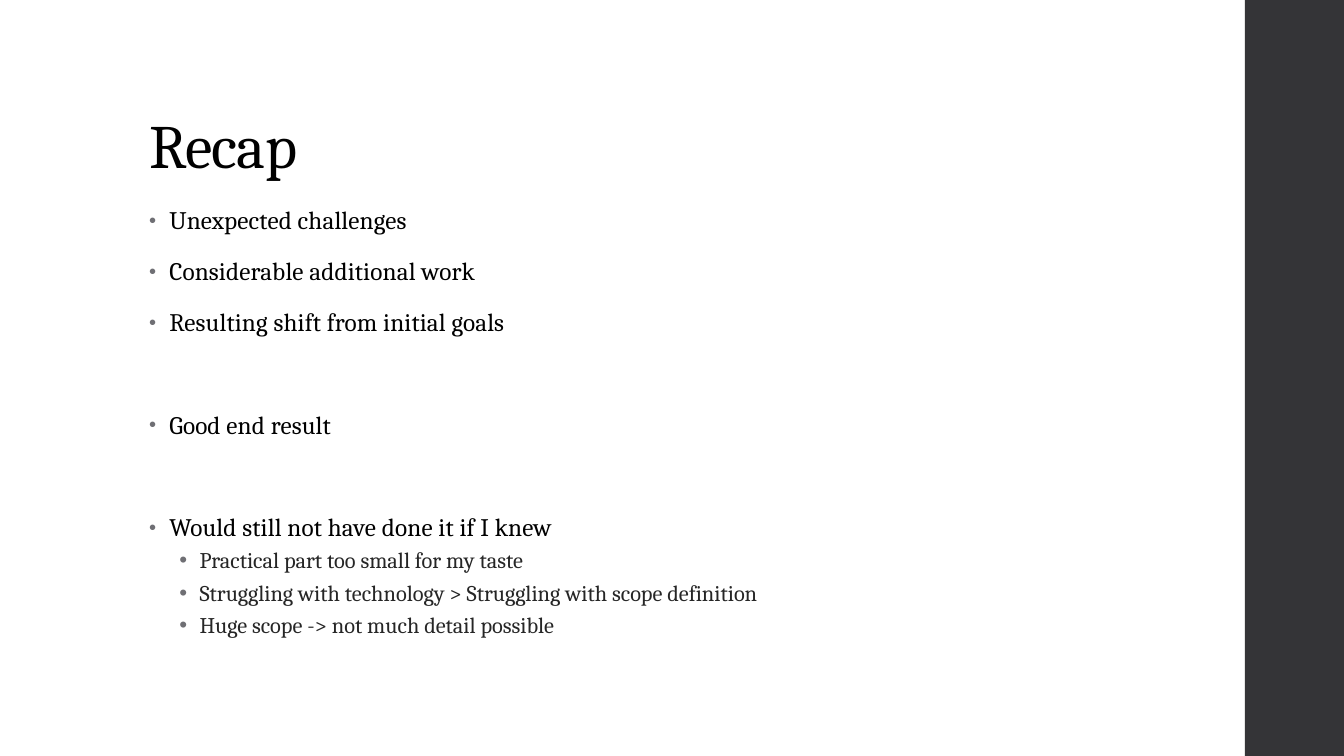
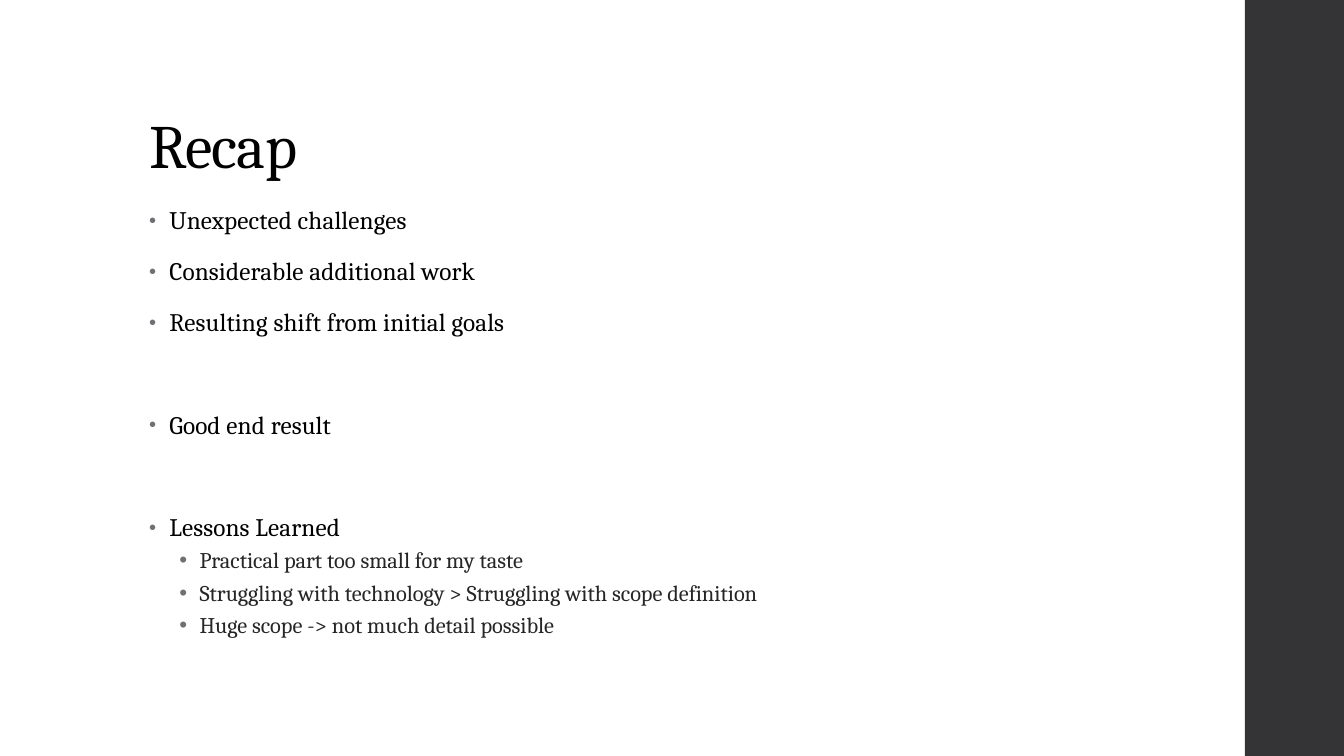
Before and after one commit to gramsimamsi/bachelorThesis, a slide deck: slide 8 of _defendense_presentation.pptx (slide 10 before the commit). Drawn at 1344x756 pixels with LibreOffice and Linux fonts; fonts in the diff are those of the drawing. Boxes give left, top, right and bottom in pixels: in the first picture for what was removed or moved away, otherwise in the second. Text is boxed around its words. In the diff, an @@ line names an element or a change of style, - is before the commit and + after.

```diff
--- a/_defendense_presentation.pptx
+++ b/_defendense_presentation.pptx
@@ text at bbox=[169, 518, 340, 536]: text changed @@
-• Would still not have done it if I knew
+• Lessons Learned
```
Also in this commit, not shown: 5 other slides changed, 2 slides removed.
